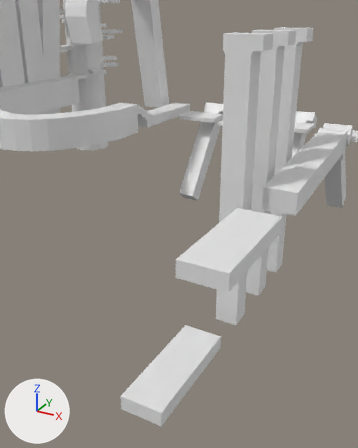
The Blender file Assets/Art/Enviroment/Lvels/01/Level01_1.blend as it was, and as the next commit left it.
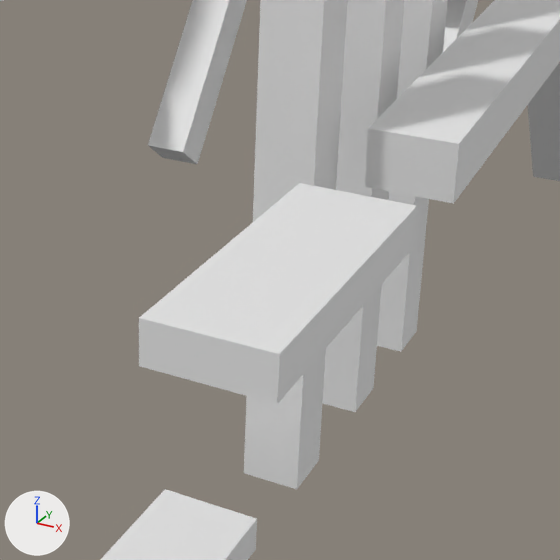
There are two pictures of each version: one from a camera (50 mm lens) standing at (42.9, -53.3, 18.5) and looking at (30.4, -30.5, 7.1), one close up on the part from 34% to 94% of the width and 31% to 79% of the height. Lighting does not change. The marker at lower left points along +X, +Y and +Z.

The older version as bpy lines, for what is in view:
```python
me_cube_003 = bpy.data.meshes.new('Cube.003')
me_cube_003.from_pydata(...)  # a box spanning x -1.0..1.0, y -1.0..1.0, z -1.0..1.0
me_cube_021 = bpy.data.meshes.new('Cube.021')
me_cube_021.from_pydata(...)  # 32 vertices, 30 faces; spans x -1.18..1.87, y -1.0..1.0, z -1.0..1.24
me_cube_057 = bpy.data.meshes.new('Cube.057')
me_cube_057.from_pydata(...)  # a box spanning x -1.0..1.0, y -1.0..0.86, z -1.0..1.0
ob_cube_013 = bpy.data.objects.new('Cube.013', me_cube_021)
ob_cube_013.location = (31.71, 6.09, 0.16)
ob_cube_013.rotation_euler = (0.622, 0.0, 0.0)  # degrees (36, 0, 0)
ob_cube_013.scale = (1.0, 1.0, 5.88)
ob_cube_048 = bpy.data.objects.new('Cube.048', me_cube_057)
ob_cube_048.location = (32.12, -26.11, 4.5)
ob_cube_048.scale = (1.69, 4.94, 0.612)
ob_cube_053 = bpy.data.objects.new('Cube.053', me_cube_003)
ob_cube_053.location = (27.57, -26.11, -7.68)
ob_cube_053.scale = (1.69, 4.94, 0.612)
# also in view: 'Cube.049' at (28.9, -11.7, 4.6); 'Cube.051' at (28.9, -6.4, 4.6); 'Cube.047' at (31.9, -7.5, 4.7); 'Cube.014' at (26.5, 5.2, 0.7); 'Cube.050' at (28.9, -17.4, 4.6)
```
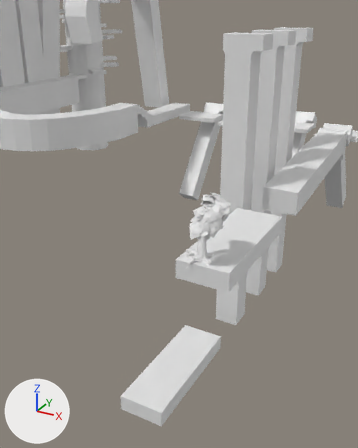
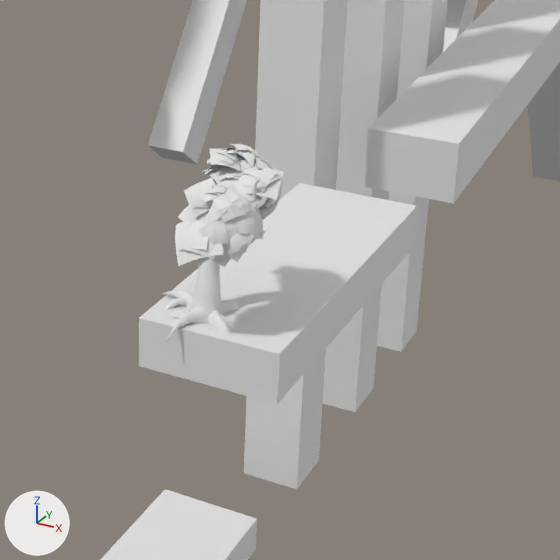
What the commit changed:
Material 'Hedge Alpha' (mat_hedge_alpha) is new.
Its base color is (0.8, 0.8, 0.8) (white #e7e7e7).
Its roughness is 1.0.
Its specular ior level is 0.0.
Material 'Bark Plain' (mat_bark_plain) is new.
Its base color is (0.8, 0.8, 0.8) (white #e7e7e7).
Its specular ior level is 0.0.
Material 'Bark' (mat_bark) is new.
Its base color is (0.8, 0.8, 0.8) (white #e7e7e7).
Its specular ior level is 0.0.
Mesh me_plane_001 is new.
It has 1354 vertices, 856 faces and spans x -3.7..4.68, y -3.75..3.24, z -6.43..1.94.
It uses material mat_hedge_alpha (its picture is missing).
Mesh me_cylinder_150 is new.
It has 9696 vertices, 9066 faces and spans x -4.6..5.1, y -5.6..4.1, z -2.2..15.0.
Faces by material slot: [7394, 1672].
It uses material mat_bark_plain (its picture is missing).
It uses material mat_bark (its picture is missing).
Object 'Plane.005' (ob_plane_005) is new; it shows me_plane_001.
Its location is (32.32, -30.5, 7.98).
Its rotation in degrees is (-25, 35, -15).
Its scale is (0.225, 0.225, 0.225).
Object 'Plane.069' (ob_plane_069) is new; it shows a copy of me_plane_001.
Its location is (31.64, -28.97, 8.29).
Its rotation in degrees is (-55, 16, 49).
Its scale is (0.225, 0.225, 0.225).
Object 'Cylinder.040' (ob_cylinder_040) is new; it shows me_cylinder_150.
Its location is (31.65, -30.23, 5.05).
Its rotation in degrees is (5.3, 3.4, 118).
Its scale is (0.235, 0.235, 0.235).

What differs and where, as boxes [x1, y1, x2, y2] in the close-ups (560 x 560 px):
'Plane.005', added: after [175, 178, 263, 267]
'Cylinder.040', added: after [162, 177, 282, 342]
    faces in mat_bark_plain (its picture is missing): [162, 177, 282, 342]
'Plane.069', added: after [203, 144, 284, 200]
